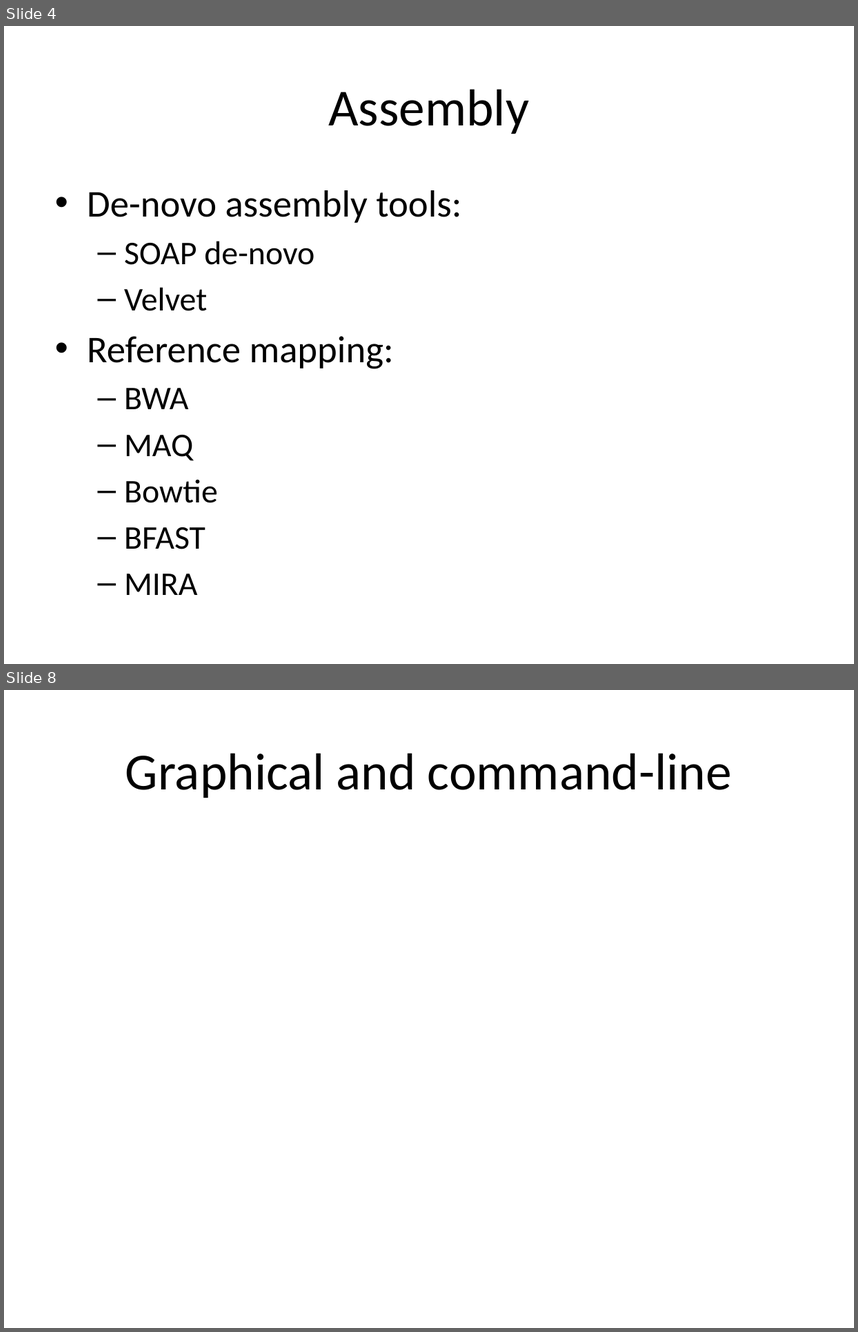
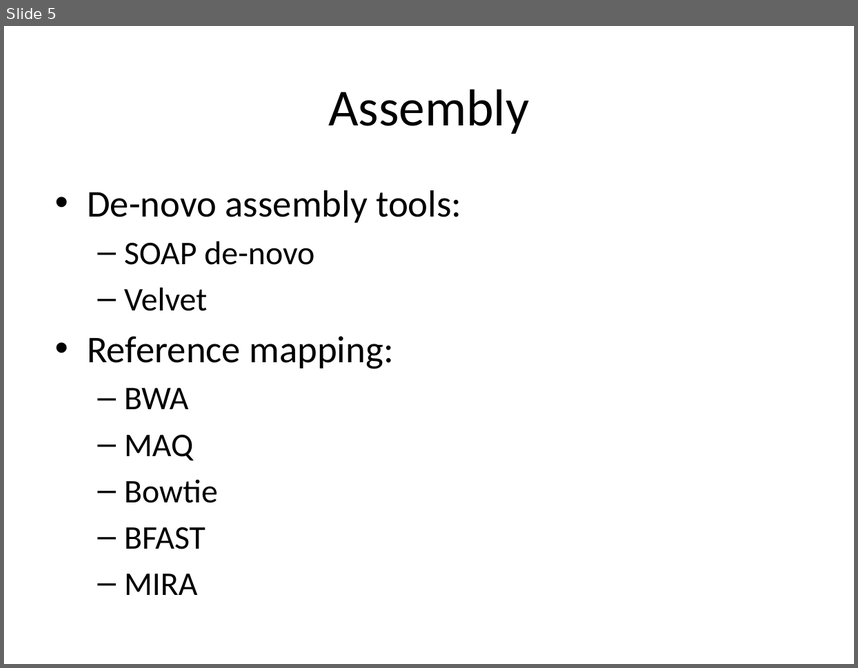
Before and after one commit to rvosa/ngs-workflows, a slide deck: doc/slides/day1/session4/NGSAnalyses.pptx. Shown one above the other, each under a label of ours: slides 4 and 8 before the commit, slide 5 after it; the slides between them are not shown. The pictures are 858x1332 and 858x668 pixels, drawn with LibreOffice and Linux fonts; fonts in the diff are those of the drawing. Boxes give left, top, right and bottom in pixels: in the first picture for what was removed or moved away, otherwise in the second. Text is boxed around its words. In the diff, an @@ line names an element or a change of style, - is before the commit and + after.

```diff
--- a/doc/slides/day1/session4/NGSAnalyses.pptx
+++ b/doc/slides/day1/session4/NGSAnalyses.pptx
@@ slide 8 removed at (4, 690, 854, 1328), background #FFFFFF @@
@@ title removed at (125, 753, 732, 798) @@
-Graphical and command-line
@@ what was slide 4 is now slide 5 @@
```
Also in this commit, not shown: 3 slides changed, 1 other slide removed, 1 other file.
